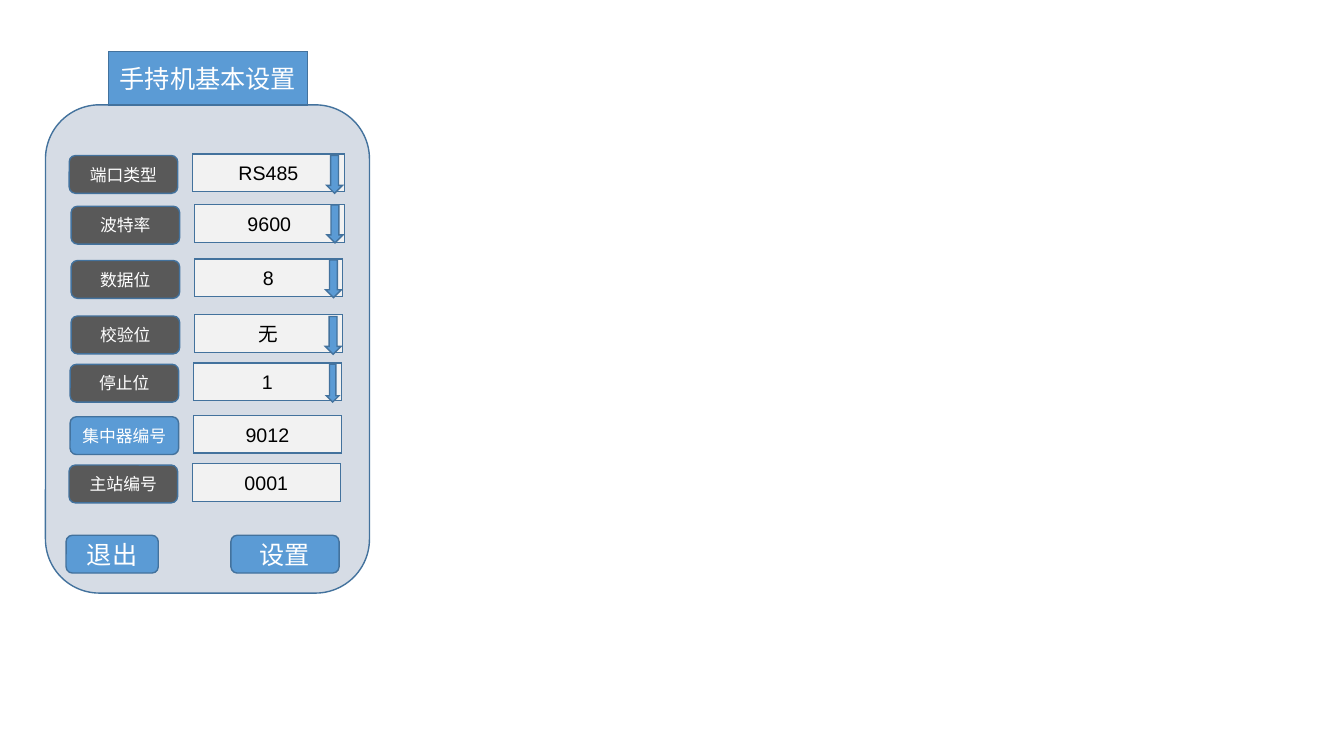
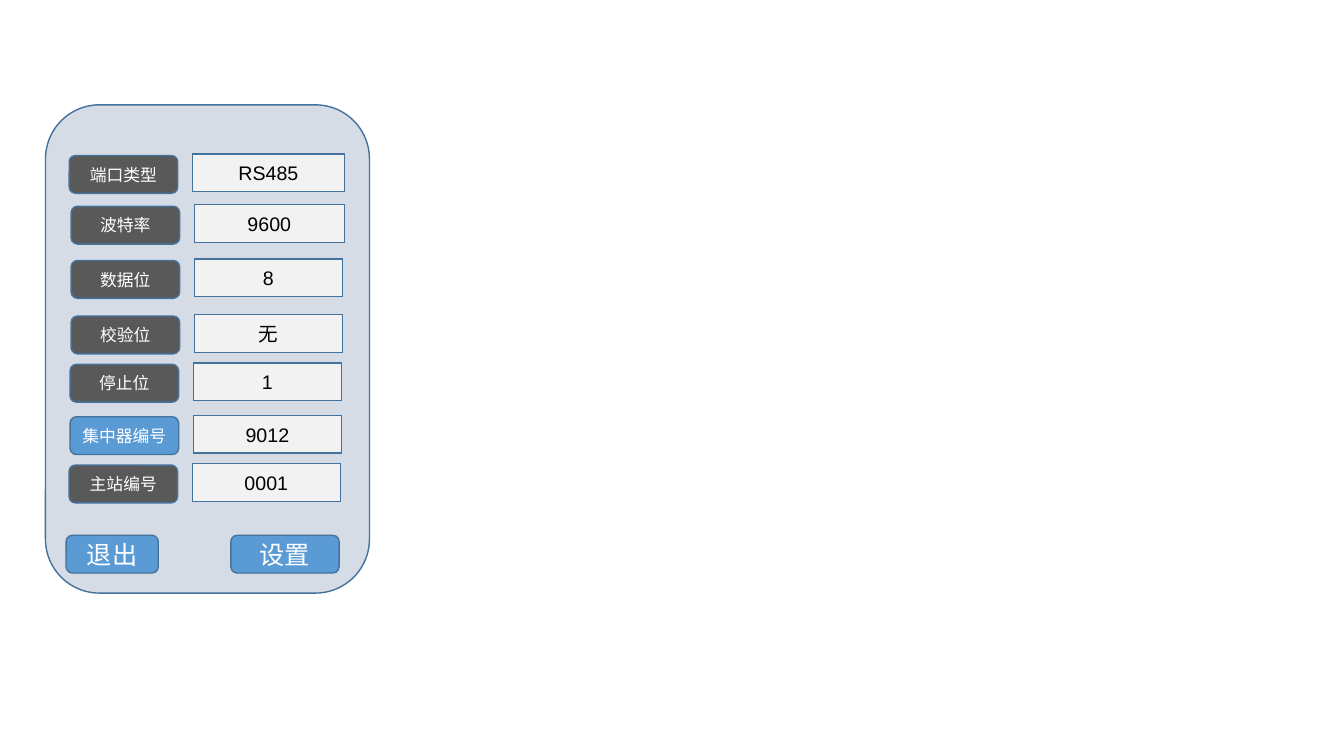
Before and after one commit to flimmy78/HandDevice, a slide deck: slide 8 of docs/design/界面设计.pptx. Drawn at 1344x756 pixels with LibreOffice and Linux fonts; fonts in the diff are those of the drawing. Boxes give left, top, right and bottom in pixels: in the first picture for what was removed or moved away, otherwise in the second. Text is boxed around its words. In the diff, an @@ line names an element or a change of style, - is before the commit and + after.

```diff
--- a/docs/design/界面设计.pptx
+++ b/docs/design/界面设计.pptx
@@ rectangle removed at <box>109,51,308,105</box> @@
-手持机基本设置
@@ down arrow removed at <box>327,155,343,193</box> @@
@@ down arrow removed at <box>328,205,344,242</box> @@
@@ down arrow removed at <box>326,260,342,297</box> @@
@@ down arrow removed at <box>326,317,342,354</box> @@
@@ down arrow removed at <box>327,364,340,401</box> @@
```
Also in this commit, not shown: 9 other slides changed, 1 slide added, 3 slides removed.
